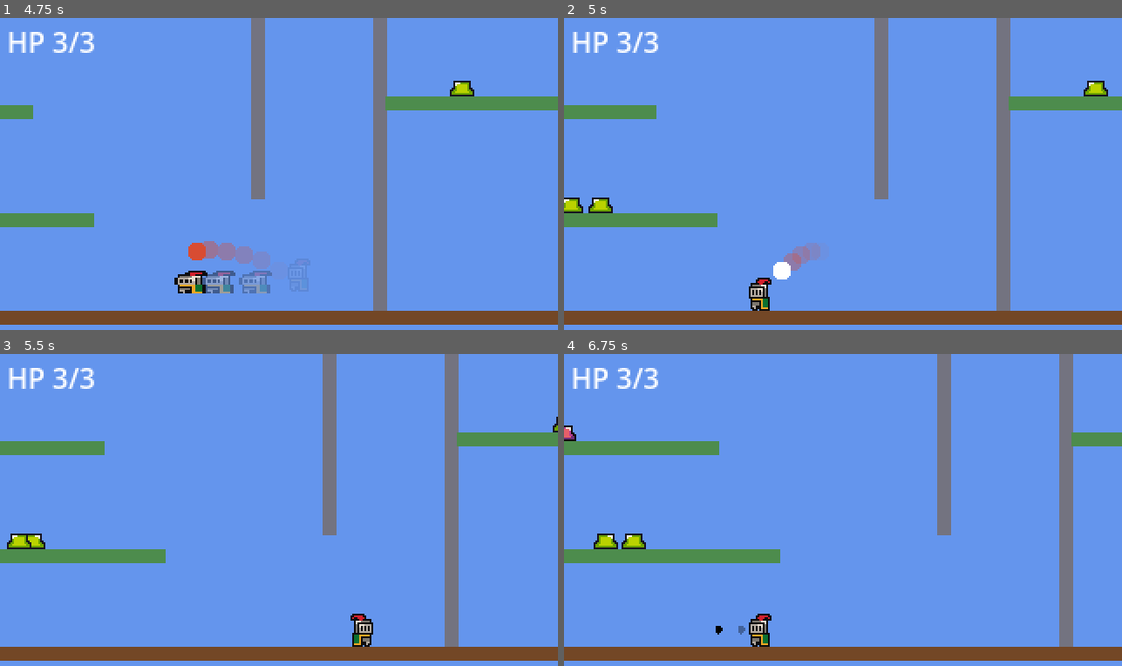
Above: before the commit, frames 1-4 (two rows, left to right).
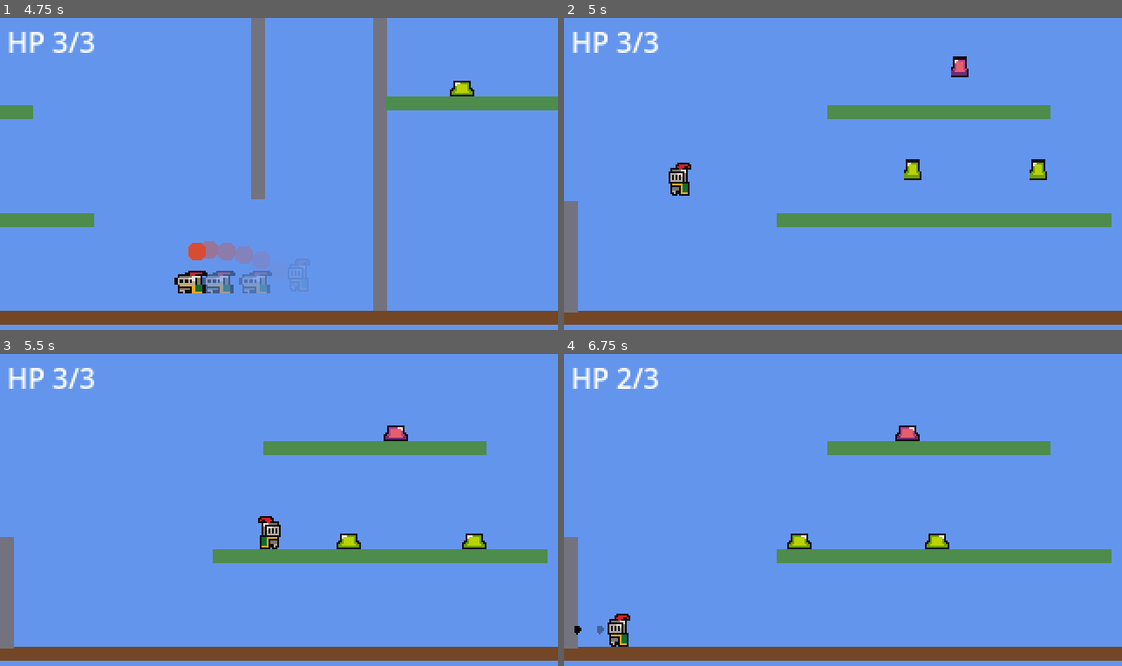
Above: after the commit, the same moments.

Repository: SolutionsByCarson/ScratchPad
Game: Godot game, scene res://scenes/main.tscn
The game is run twice, just before and just after one commit, with the same random seed, the same clock (stepped at 60 frames per second) and the same inputs.
Inputs:
- Up to frame 1 (4.75 s): hold D (move_right) 0.53-2.03 s; tap Shift (dash) at 0.6, 1.35, 2.3, 3.05, 3.8, 4.55 s; tap Space (jump) at 0.77, 1.52, 3.02, 3.77, 4.52 s; hold A (move_left) 2.03-2.78 s; tap J (shoot) at 2.1 s; hold D (move_right) 2.78-4.28 s; tap S (slam) at 2.85 s; hold H (swing) 3.53-4.28 s; hold A (move_left) from 4.28 s (still down); tap K (throw) at 4.35 s
- Up to frame 2 (5 s): keep holding A (move_left)
- Up to frame 3 (5.5 s): release A (move_left) at 5.03 s; hold D (move_right) from 5.03 s (still down); tap Shift (dash) at 5.1 s
- Up to frame 4 (6.75 s): release D (move_right) at 5.78 s; hold A (move_left) from 5.78 s (still down); tap Shift (dash) at 5.85 s; tap Space (jump) at 6.02 s; tap J (shoot) at 6.6 s

Frame 1 is identical in both runs. In frame 2, 14% of the frame differs, in the area x 0-100%, y 0-95%; in frame 3, 13%; in frame 4, 14%.
Error after the commit: Cannot call method 'create_timer' on a null value. (res://scripts/grenade.gd:95)

Commit message:
Contact-triggered detonation always damages the triggerer. _prime_explode now takes an optional target and damages it immediately + adds it to the _damaged set, so a fast enemy can't escape the 0.09s prime delay + wave-reach time. Wave still expands normally for everyone else.

Diff:
--- a/scripts/grenade.gd
+++ b/scripts/grenade.gd
@@ -71,7 +71,7 @@
 			add_collision_exception_with(player)
 
 
-func _prime_explode() -> void:
+func _prime_explode(immediate_target: Node = null) -> void:
 	if _exploded or _priming:
 		return
 	_priming = true
@@ -83,6 +83,15 @@
 	if visual != null:
 		visual.color = Color(1.0, 1.0, 1.0, 1.0)
 		visual.modulate = Color(1.0, 1.0, 1.0, 1.0)
+	if immediate_target != null and not _damaged.has(immediate_target):
+		_damaged.append(immediate_target)
+		if immediate_target.has_method("take_damage"):
+			if immediate_target.is_in_group("player"):
+				immediate_target.take_damage(PLAYER_DAMAGE)
+			else:
+				immediate_target.take_damage(ENEMY_DAMAGE)
+		elif not immediate_target.is_in_group("player"):
+			immediate_target.queue_free()
 	get_tree().create_timer(PRIME_DELAY).timeout.connect(_explode)
 
 
@@ -114,20 +123,20 @@
 		var player_contact: bool = collider_node != null and collider_node.is_in_group("player")
 		var dodging: bool = player_contact and collider_node.is_in_group("dashing")
 		if _arm_left <= 0.0 and player_contact and not dodging and not _player_safe:
-			_prime_explode()
+			_prime_explode(collider_node)
 			return
 		velocity = velocity.bounce(collision.get_normal()) * BOUNCE_DAMP
 
 	for enemy in get_tree().get_nodes_in_group("enemy"):
 		if enemy is Node2D and global_position.distance_to((enemy as Node2D).global_position) <= CONTACT_RADIUS:
-			_prime_explode()
+			_prime_explode(enemy)
 			return
 
 	if _arm_left <= 0.0 and not _player_safe:
 		var p := get_tree().get_first_node_in_group("player")
 		if p is Node2D and not (p as Node).is_in_group("dashing") \
 				and global_position.distance_to((p as Node2D).global_position) <= PLAYER_CONTACT_RADIUS:
-			_prime_explode()
+			_prime_explode(p)
 			return
 
 	for f in get_tree().get_nodes_in_group("fruit"):
